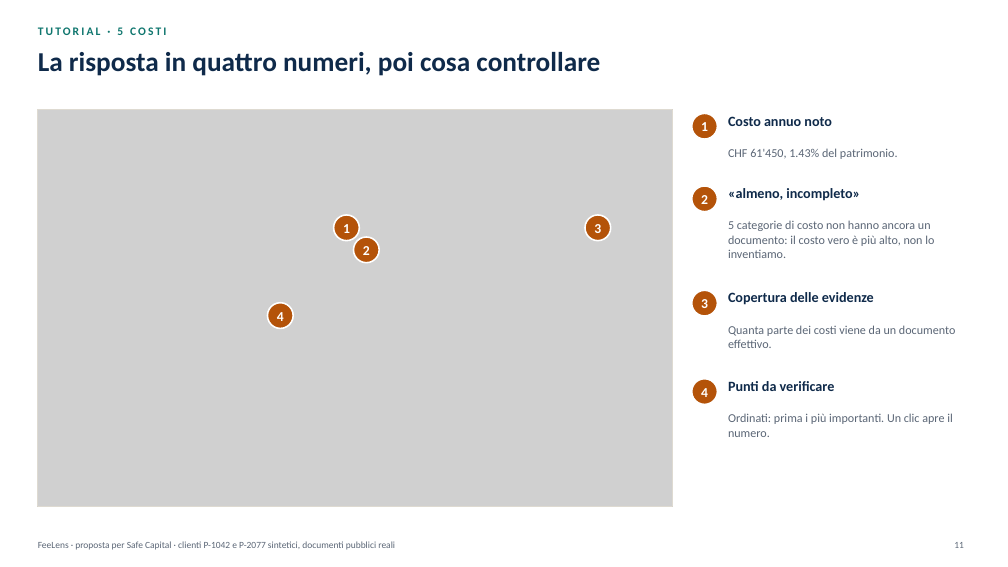
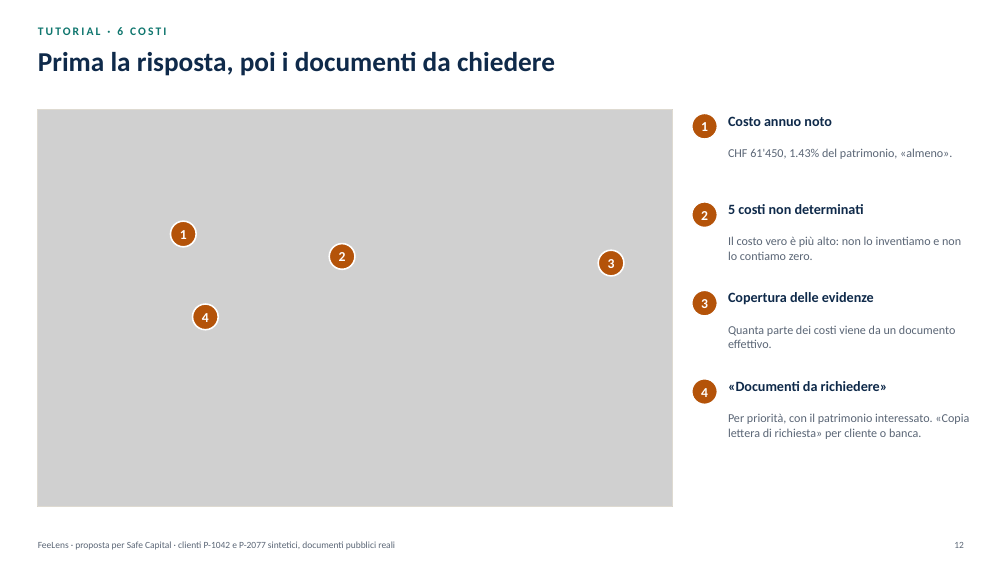
Before and after one commit to rossotti-alessandro/PortfolioCostEngine, a slide deck: slide 12 of slides/FeeLens_Proposta_IT.pptx (slide 11 before the commit). Drawn at 1008x567 pixels with LibreOffice and Linux fonts; fonts in the diff are those of the drawing; grey boxes stand for pictures. Boxes give left, top, right and bottom in pixels: in the first picture for what was removed or moved away, otherwise in the second. Text is boxed around its words. In the diff, an @@ line names an element or a change of style, - is before the commit and + after.

```diff
--- a/slides/FeeLens_Proposta_IT.pptx
+++ b/slides/FeeLens_Proposta_IT.pptx
@@ text at [38, 27, 166, 35]: text changed @@
-TUTORIAL · 5 COSTI
+TUTORIAL · 6 COSTI
@@ text at [38, 52, 555, 76]: text changed @@
-La risposta in quattro numeri, poi cosa controllare
+Prima la risposta, poi i documenti da chiedere
@@ text at [728, 148, 952, 159]: text changed @@
-CHF 61'450, 1.43% del patrimonio.
+CHF 61'450, 1.43% del patrimonio, «almeno».
@@ text "2": place and size @@
-text "2" at [701, 195, 708, 204]
+text "2" at [701, 211, 708, 220]
@@ ellipse: place and size @@
-ellipse at [692, 186, 718, 212]
+ellipse at [692, 202, 718, 228]
@@ text at [728, 204, 864, 214]: text changed @@
-«almeno, incompleto»
+5 costi non determinati
@@ text "1": place and size @@
-text "1" at [343, 224, 350, 233]
+text "1" at [180, 230, 187, 239]
@@ ellipse: place and size @@
-ellipse at [333, 215, 359, 240]
+ellipse at [170, 221, 196, 247]
@@ text at [728, 236, 961, 260]: text changed @@
-5 categorie di costo non hanno ancora un documento: il costo vero è più alto, non lo inventiamo.
+Il costo vero è più alto: non lo inventiamo e non lo contiamo zero.
@@ text "2": place and size @@
-text "2" at [363, 246, 370, 255]
+text "2" at [339, 252, 346, 261]
@@ ellipse: place and size @@
-ellipse at [354, 237, 380, 262]
+ellipse at [330, 243, 355, 269]
@@ text "3": place and size @@
-text "3" at [594, 224, 601, 233]
+text "3" at [608, 259, 615, 268]
@@ ellipse: place and size @@
-ellipse at [585, 215, 611, 240]
+ellipse at [598, 250, 624, 276]
@@ text "4": place and size @@
-text "4" at [277, 312, 284, 321]
+text "4" at [202, 313, 209, 322]
@@ ellipse: place and size @@
-ellipse at [268, 302, 293, 328]
+ellipse at [193, 304, 219, 330]
@@ text at [728, 381, 888, 391]: text changed @@
-Punti da verificare
+«Documenti da richiedere»
@@ text at [728, 413, 969, 439]: text changed @@
-Ordinati: prima i più importanti. Un clic apre il numero.
+Per priorità, con il patrimonio interessato. «Copia lettera di richiesta» per cliente o banca.
```
Also in this commit, not shown: 24 other slides changed, 4 slides added, 1 slide removed, 36 other files.
